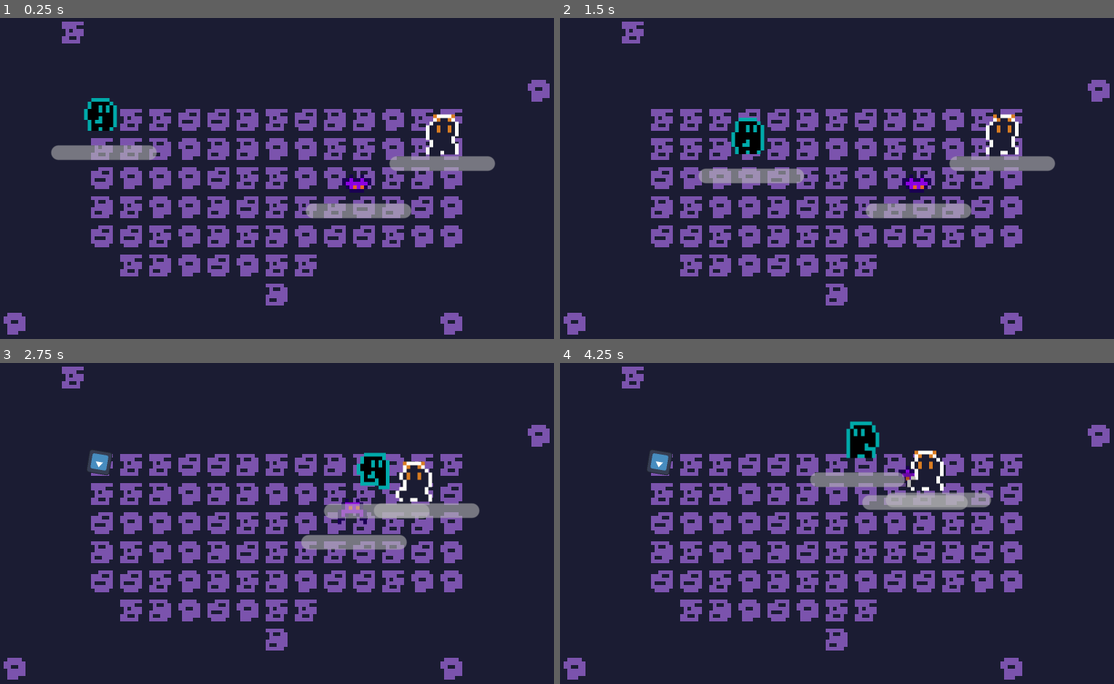
Above: before the commit, frames 1-4 (two rows, left to right).
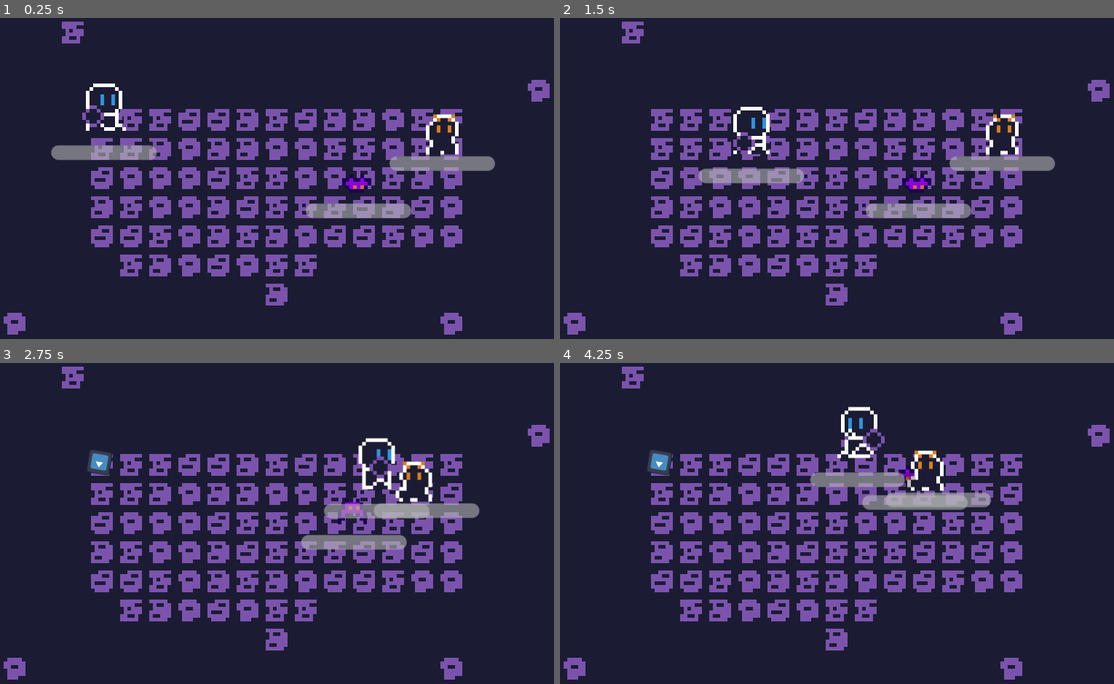
Above: after the commit, the same moments.

Repository: Renan-G-projec/DungeonWarrior
Game: Godot game, scene res://scenes/main.tscn
The game is run twice, just before and just after one commit, with the same random seed, the same clock (stepped at 60 frames per second) and the same inputs. The engine's default icon, where the game draws it, is replaced by a stand-in: a white triangle on a blue panel in a dark square.
Inputs (mouse positions are in pixels of both pictures, inside the frame that each line leads up to):
- Up to frame 1 (0.25 s): no input
- Up to frame 2 (1.5 s): tap Enter at 0.5 s; move the mouse to (981, 165) at 0.52 s; hold D (walk_right) 0.53-1.28 s; tap E (Interact) at 0.6 s; click (981, 165) at 0.67 s; move the mouse to (737, 197) at 1.27 s; hold S (walk_down) from 1.28 s (still down); click (737, 197) at 1.35 s
- Up to frame 3 (2.75 s): move the mouse to (349, 456) at 2.02 s; release S (walk_down) at 2.03 s; hold D (walk_right) from 2.03 s (still down); tap Shift (dash) at 2.1 s
- Up to frame 4 (4.25 s): move the mouse to (820, 590) at 2.77 s; release D (walk_right) at 2.78 s; hold W (walk_up) 2.78-3.53 s; tap Alt at 2.85 s; click (820, 590) at 2.92 s; move the mouse to (1025, 574) at 3.52 s; hold A (walk_left) from 3.53 s (still down); tap E (Interact) at 3.6 s

The runs differ from the first frame. In frame 1, 0.7% of the frame differs, in the area x 14-23%, y 20-36%; in frame 2, 0.8%; in frame 3, 0.8%; in frame 4, 0.9%, in the area x 50-59%, y 13-30%.

Commit message:
feat: Added new player sprite and death animation! AMDG

Diff:
--- a/features/components/health_component.gd
+++ b/features/components/health_component.gd
@@ -67,3 +67,6 @@
 
 func die() -> void:
 	life = -1.0
+
+func is_dead() -> bool:
+	return life <= 0
--- a/features/player/player.gd
+++ b/features/player/player.gd
@@ -11,8 +11,8 @@
 
 @export var weapon: WeaponBase
 
+signal gameover()
 var _input_direction: Vector2
-
 
 func _physics_process(_delta: float) -> void:
 	_update_inputs()
@@ -62,6 +62,7 @@
 
 
 func _update_sprite() -> void:
+	if %HealthComponent.is_dead(): return
 	if _input_direction:
 		$Sprite2D.play("run")
 	else:
@@ -71,6 +72,7 @@
 		$Sprite2D.flip_h = true
 	elif _input_direction.x > 0.0:
 		$Sprite2D.flip_h = false
+
 
 
 func _on_bow_ammo_changed(new_ammo: int) -> void:
@@ -88,3 +90,11 @@
 ) -> void:
 	%FeelComponent.squash_animation($Sprite2D, Vector2(1.4, 0.6), 0.3)
 	%FeelComponent.hit_animation($Sprite2D, 0.2)
+
+
+func _on_health_component_died() -> void:
+	$Sprite2D.play('death')
+	await $Sprite2D.animation_finished
+	gameover.emit()
+
+	queue_free()
--- a/features/player/player.tscn
+++ b/features/player/player.tscn
@@ -12,59 +12,79 @@
 
 [sub_resource type="AtlasTexture" id="AtlasTexture_k34i2"]
 atlas = ExtResource("2_kt1oa")
-region = Rect2(0, 0, 10, 10)
+region = Rect2(0, 168, 13, 14)
 
 [sub_resource type="AtlasTexture" id="AtlasTexture_47rrt"]
 atlas = ExtResource("2_kt1oa")
-region = Rect2(10, 0, 10, 10)
+region = Rect2(0, 182, 13, 14)
 
 [sub_resource type="AtlasTexture" id="AtlasTexture_uqugw"]
 atlas = ExtResource("2_kt1oa")
-region = Rect2(20, 0, 10, 10)
+region = Rect2(0, 196, 13, 14)
 
 [sub_resource type="AtlasTexture" id="AtlasTexture_5rlqq"]
 atlas = ExtResource("2_kt1oa")
-region = Rect2(30, 0, 10, 10)
+region = Rect2(0, 210, 13, 14)
 
 [sub_resource type="AtlasTexture" id="AtlasTexture_yptax"]
 atlas = ExtResource("2_kt1oa")
-region = Rect2(40, 0, 10, 10)
-
-[sub_resource type="AtlasTexture" id="AtlasTexture_kt1oa"]
-atlas = ExtResource("2_kt1oa")
-region = Rect2(50, 0, 10, 10)
+region = Rect2(0, 224, 13, 14)
 
 [sub_resource type="AtlasTexture" id="AtlasTexture_72p1y"]
 atlas = ExtResource("2_kt1oa")
-region = Rect2(60, 0, 10, 10)
+region = Rect2(0, 238, 13, 14)
 
 [sub_resource type="AtlasTexture" id="AtlasTexture_4kvd7"]
 atlas = ExtResource("2_kt1oa")
-region = Rect2(70, 0, 10, 10)
+region = Rect2(0, 252, 13, 14)
 
 [sub_resource type="AtlasTexture" id="AtlasTexture_m333p"]
 atlas = ExtResource("2_kt1oa")
-region = Rect2(80, 0, 10, 10)
+region = Rect2(0, 0, 13, 14)
 
 [sub_resource type="AtlasTexture" id="AtlasTexture_1ncrl"]
 atlas = ExtResource("2_kt1oa")
-region = Rect2(90, 0, 10, 10)
+region = Rect2(0, 14, 13, 14)
 
 [sub_resource type="AtlasTexture" id="AtlasTexture_8m8b1"]
 atlas = ExtResource("2_kt1oa")
-region = Rect2(100, 0, 10, 10)
+region = Rect2(0, 28, 13, 14)
 
 [sub_resource type="AtlasTexture" id="AtlasTexture_mhvub"]
 atlas = ExtResource("2_kt1oa")
-region = Rect2(110, 0, 10, 10)
+region = Rect2(0, 42, 13, 14)
 
 [sub_resource type="AtlasTexture" id="AtlasTexture_x3ag6"]
 atlas = ExtResource("2_kt1oa")
-region = Rect2(120, 0, 10, 10)
+region = Rect2(0, 56, 13, 14)
 
 [sub_resource type="AtlasTexture" id="AtlasTexture_jec2r"]
 atlas = ExtResource("2_kt1oa")
-region = Rect2(130, 0, 10, 10)
+region = Rect2(0, 70, 13, 14)
+
+[sub_resource type="AtlasTexture" id="AtlasTexture_lrnek"]
+atlas = ExtResource("2_kt1oa")
+region = Rect2(0, 84, 13, 14)
+
+[sub_resource type="AtlasTexture" id="AtlasTexture_d5tpd"]
+atlas = ExtResource("2_kt1oa")
+region = Rect2(0, 98, 13, 14)
+
+[sub_resource type="AtlasTexture" id="AtlasTexture_ocbvg"]
+atlas = ExtResource("2_kt1oa")
+region = Rect2(0, 112, 13, 14)
+
+[sub_resource type="AtlasTexture" id="AtlasTexture_lna2h"]
+atlas = ExtResource("2_kt1oa")
+region = Rect2(0, 126, 13, 14)
+
+[sub_resource type="AtlasTexture" id="AtlasTexture_ftx3j"]
+atlas = ExtResource("2_kt1oa")
+region = Rect2(0, 140, 13, 14)
+
+[sub_resource type="AtlasTexture" id="AtlasTexture_bc4qc"]
+atlas = ExtResource("2_kt1oa")
+region = Rect2(0, 154, 13, 14)
 
 [sub_resource type="SpriteFrames" id="SpriteFrames_d1p6d"]
 animations = [{
@@ -83,6 +103,35 @@
 }, {
 "duration": 1.0,
 "texture": SubResource("AtlasTexture_yptax")
+}, {
+"duration": 1.0,
+"texture": SubResource("AtlasTexture_72p1y")
+}, {
+"duration": 1.0,
+"texture": SubResource("AtlasTexture_4kvd7")
+}],
+"loop": 0,
+"name": &"death",
+"speed": 5.0
+}, {
+"frames": [{
+"duration": 1.0,
+"texture": SubResource("AtlasTexture_m333p")
+}, {
+"duration": 1.0,
+"texture": SubResource("AtlasTexture_1ncrl")
+}, {
+"duration": 1.0,
+"texture": SubResource("AtlasTexture_8m8b1")
+}, {
+"duration": 1.0,
+"texture": SubResource("AtlasTexture_mhvub")
+}, {
+"duration": 1.0,
+"texture": SubResource("AtlasTexture_x3ag6")
+}, {
+"duration": 1.0,
+"texture": SubResource("AtlasTexture_jec2r")
 }],
 "loop": 1,
 "name": &"default",
@@ -90,31 +139,22 @@
 }, {
 "frames": [{
 "duration": 1.0,
-"texture": SubResource("AtlasTexture_kt1oa")
-}, {
-"duration": 1.0,
-"texture": SubResource("AtlasTexture_72p1y")
-}, {
-"duration": 1.0,
-"texture": SubResource("AtlasTexture_4kvd7")
-}, {
-"duration": 1.0,
-"texture": SubResource("AtlasTexture_m333p")
-}, {
-"duration": 1.0,
-"texture": SubResource("AtlasTexture_1ncrl")
-}, {
-"duration": 1.0,
-"texture": SubResource("AtlasTexture_8m8b1")
-}, {
-"duration": 1.0,
-"texture": SubResource("AtlasTexture_mhvub")
-}, {
-"duration": 1.0,
-"texture": SubResource("AtlasTexture_x3ag6")
-}, {
-"duration": 1.0,
-"texture": SubResource("AtlasTexture_jec2r")
+"texture": SubResource("AtlasTexture_lrnek")
+}, {
+"duration": 1.0,
+"texture": SubResource("AtlasTexture_d5tpd")
+}, {
+"duration": 1.0,
+"texture": SubResource("AtlasTexture_ocbvg")
+}, {
+"duration": 1.0,
+"texture": SubResource("AtlasTexture_lna2h")
+}, {
+"duration": 1.0,
+"texture": SubResource("AtlasTexture_ftx3j")
+}, {
+"duration": 1.0,
+"texture": SubResource("AtlasTexture_bc4qc")
 }],
 "loop": 1,
 "name": &"run",
@@ -124,16 +164,15 @@
 [sub_resource type="RectangleShape2D" id="RectangleShape2D_d1p6d"]
 size = Vector2(8, 2)
 
-[node name="Player" type="CharacterBody2D" unique_id=2017001837 node_paths=PackedStringArray("weapon") groups=["player"]]
+[node name="Player" type="CharacterBody2D" unique_id=2017001837 groups=["player"]]
 y_sort_enabled = true
 collision_mask = 19
 script = ExtResource("1_fcb3x")
-weapon = NodePath("")
 
 [node name="Sprite2D" type="AnimatedSprite2D" parent="." unique_id=535856669]
-position = Vector2(0, -5)
+position = Vector2(0, -7)
 sprite_frames = SubResource("SpriteFrames_d1p6d")
-animation = &"run"
+animation = &"death"
 autoplay = "default"
 
 [node name="CollisionShape2D" type="CollisionShape2D" parent="." unique_id=82784212]
@@ -141,6 +180,7 @@
 shape = SubResource("RectangleShape2D_d1p6d")
 
 [node name="HealthComponent" type="Node" parent="." unique_id=937912766]
+unique_name_in_owner = true
 script = ExtResource("3_emvbc")
 max_life = 80.0
 life = 80.0
@@ -167,4 +207,5 @@
 [node name="StunComponent" type="Node" parent="." unique_id=1315810615]
 script = ExtResource("9_k34i2")
 
+[connection signal="died" from="HealthComponent" to="." method="_on_health_component_died"]
 [connection signal="took_damage" from="HealthComponent" to="." method="_on_health_component_took_damage"]
Binary file changed: features/player/player.png
Not shown, changed: features/player/player.png.import
Not shown: 1 places in features/player/player.tscn that only renumber resources
